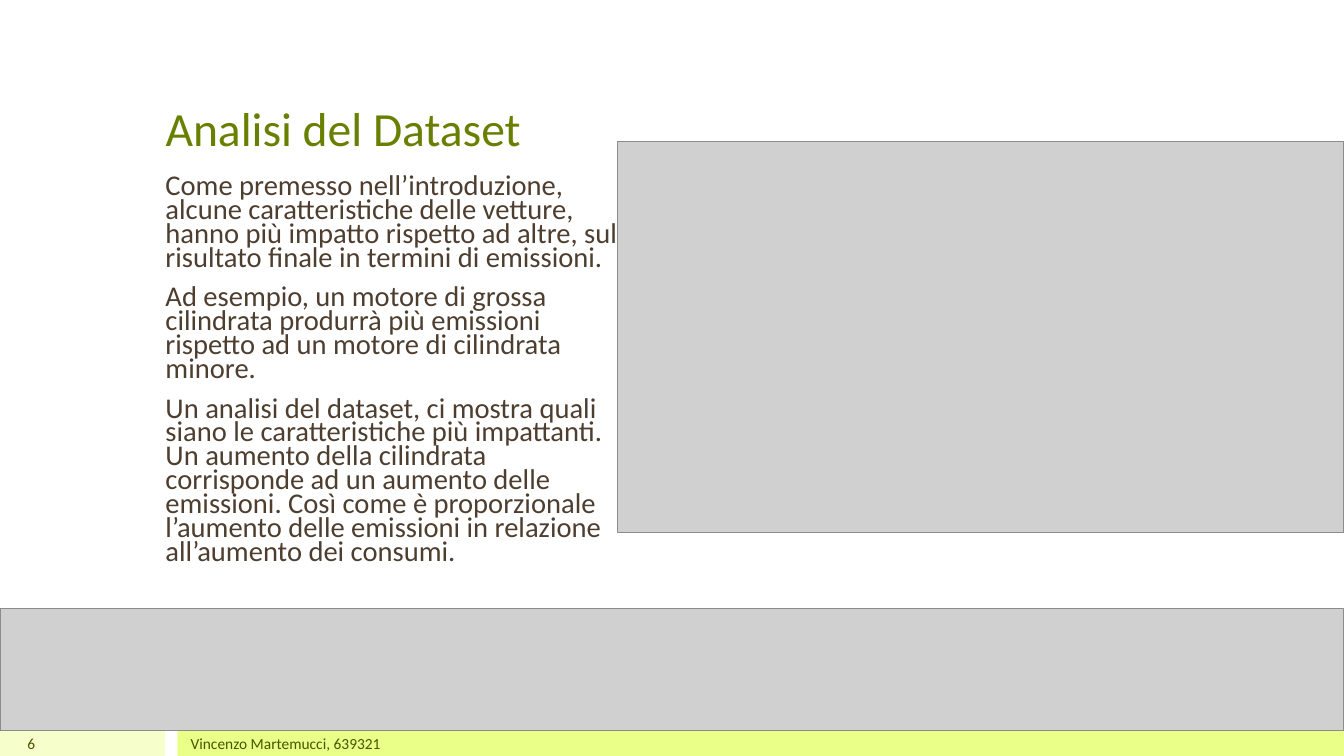
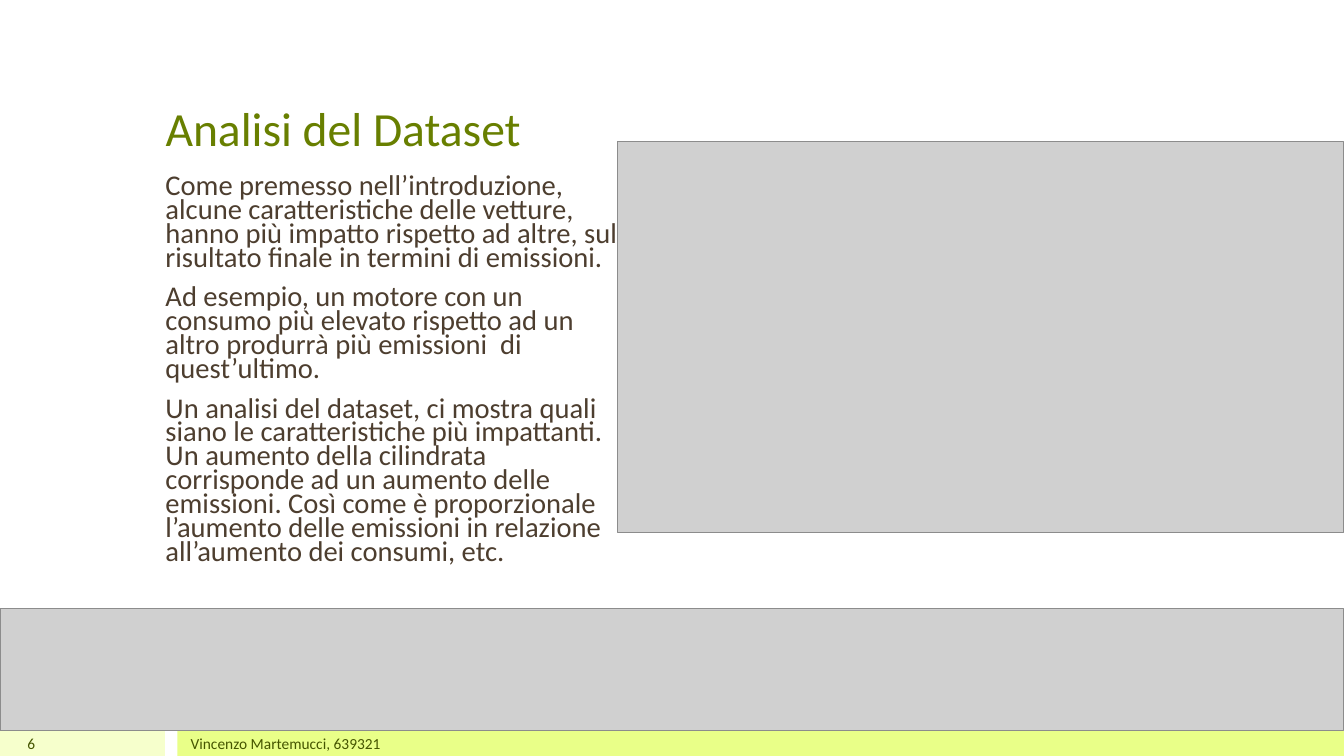
Before and after one commit to raimondoDiSangro/co2_car_emissions_ICON, a slide deck: slide 6 of Presentazione Progetto.pptx. Drawn at 1344x756 pixels with LibreOffice and Linux fonts; fonts in the diff are those of the drawing; grey boxes stand for pictures. Boxes give left, top, right and bottom in pixels: in the first picture for what was removed or moved away, otherwise in the second. Text is boxed around its words. In the diff, an @@ line names an element or a change of style, - is before the commit and + after.

```diff
--- a/Presentazione Progetto.pptx
+++ b/Presentazione Progetto.pptx
@@ text at box(165, 286, 602, 565): text changed @@
-Ad esempio, un motore di grossa cilindrata produrrà più emissioni rispetto ad un motore di cilindrata minore.
-Un analisi del dataset, ci mostra quali siano le caratteristiche più impattanti. Un aumento della cilindrata corrisponde ad un aumento delle emissioni. Così come è proporzionale l’aumento delle emissioni in relazione all’aumento dei consumi.
+Ad esempio, un motore con un consumo più elevato rispetto ad un altro produrrà più emissioni di quest’ultimo.
+Un analisi del dataset, ci mostra quali siano le caratteristiche più impattanti. Un aumento della cilindrata corrisponde ad un aumento delle emissioni. Così come è proporzionale l’aumento delle emissioni in relazione all’aumento dei consumi, etc.
```
Also in this commit, not shown: 2 other slides changed, 2 other files.
